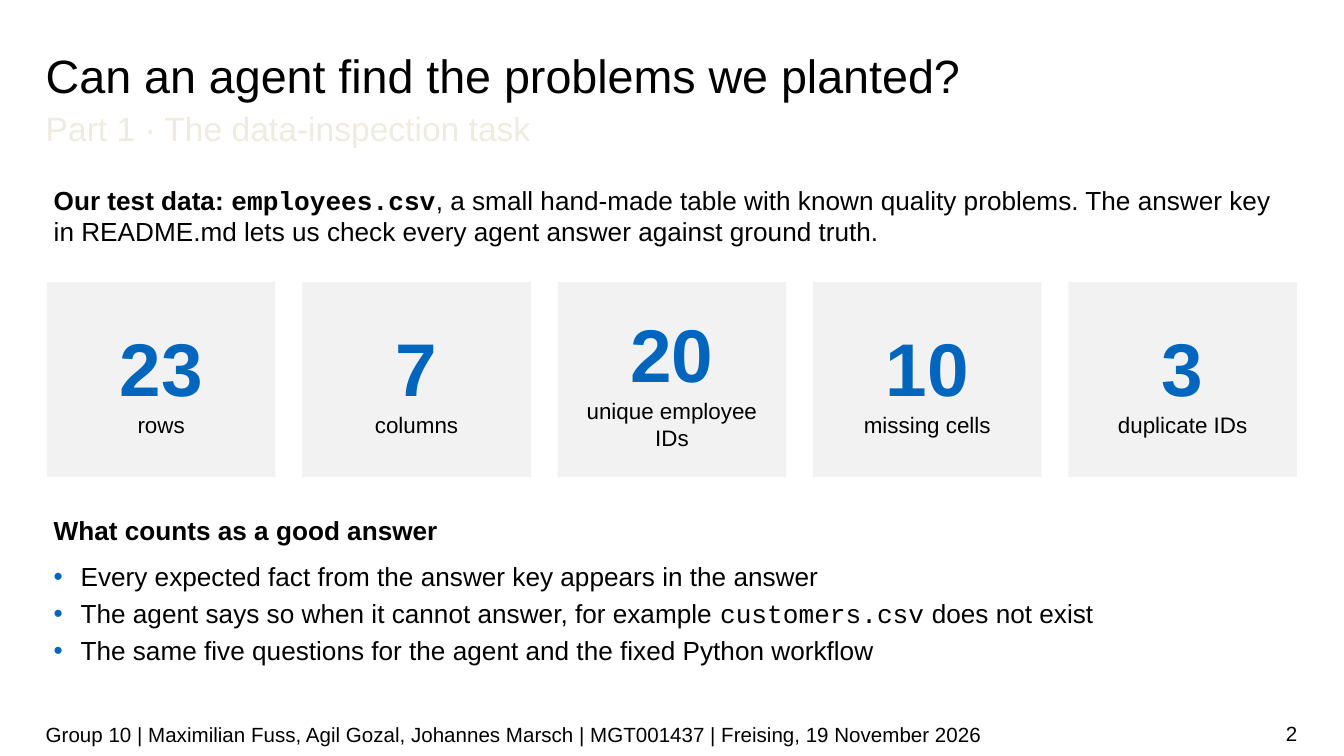
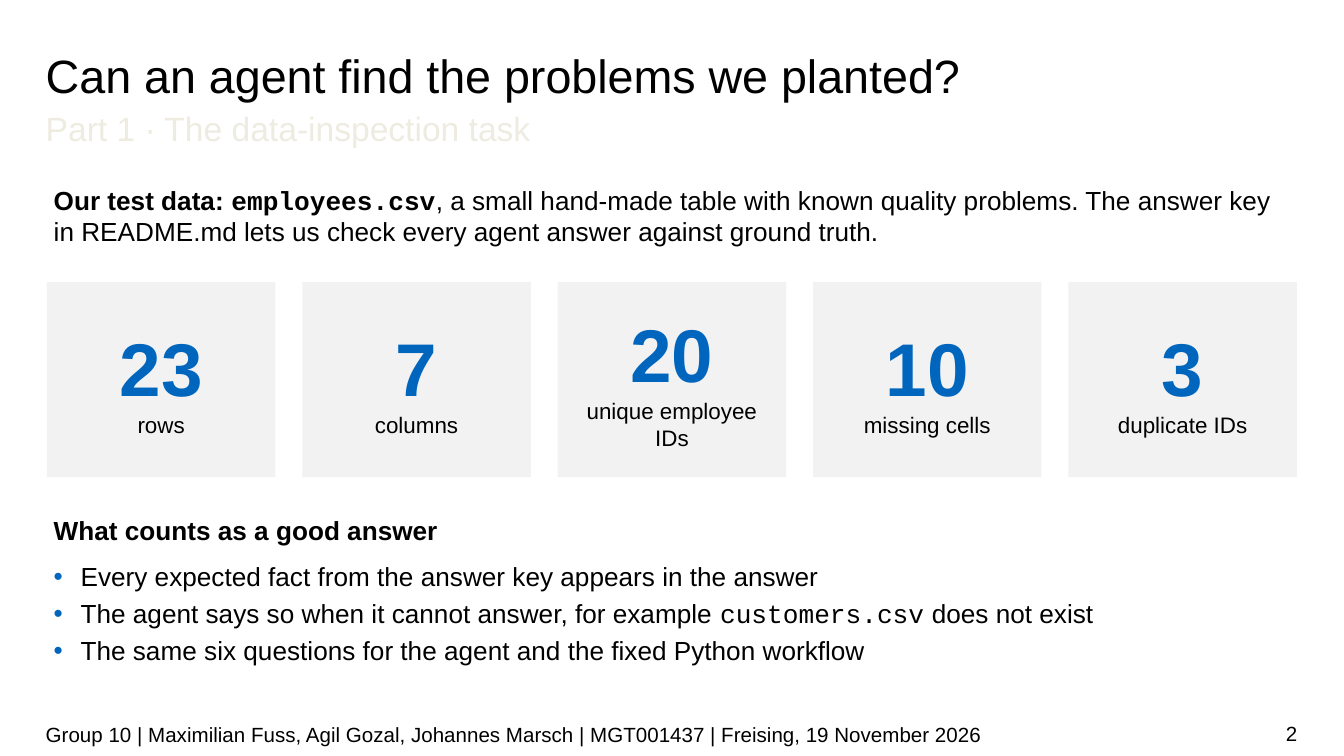
Before and after one commit to JPMarsch/Python_Group_10, a slide deck: slide 2 of presentation/G10_presentation_draft.pptx. Drawn at 1344x756 pixels with LibreOffice and Linux fonts; fonts in the diff are those of the drawing; background and template pictures are left out. Boxes give left, top, right and bottom in pixels: in the first picture for what was removed or moved away, otherwise in the second. Text is boxed around its words. In the diff, an @@ line names an element or a change of style, - is before the commit and + after.

```diff
--- a/presentation/G10_presentation_draft.pptx
+++ b/presentation/G10_presentation_draft.pptx
@@ text at bbox=[81, 641, 865, 666]: text changed @@
-• The same five questions for the agent and the fixed Python workflow
+• The same six questions for the agent and the fixed Python workflow
```
Also in this commit, not shown: 7 other slides changed, 1 slide added.
